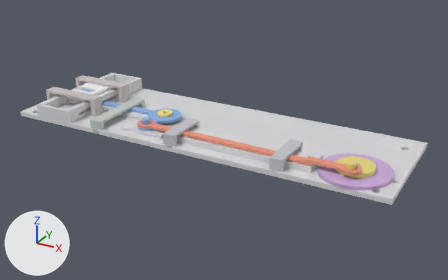
Before and after pictures for a commit that changed the Blender file Стенд_качание.blend.
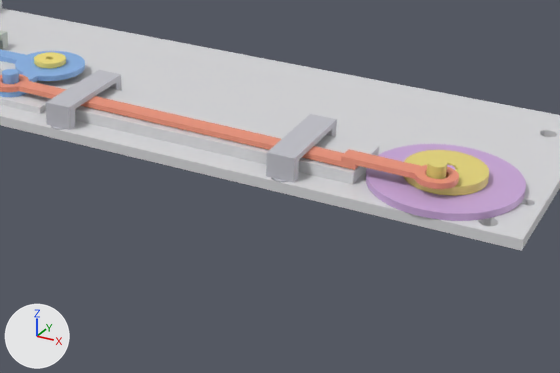
There are two pictures of each version: one whole from a camera (50 mm lens) standing at (313.0, -316.0, 156.0) and looking at (137.0, 4.0, -4.0), one close up on the part from 31% to 92% of the width and 30% to 94% of the height. Arrows for +X, +Y and +Z are at lower left; the lights stay in place. The older version's two pictures come first.

Names of what the first close-up shows: 'ptest_bridge_v1', 'ptest_bridge_v1#2', 'ptest_crank_r85_v2', 'ptest_plate_v2', 'ptest_plug_v2', 'ptest_spica_v2', 'ptest_triangle_v2' and 2 more.
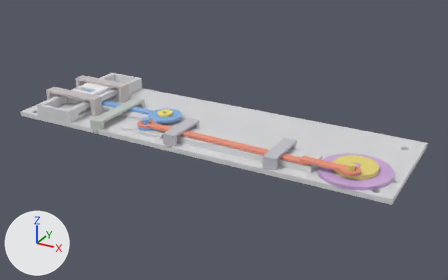
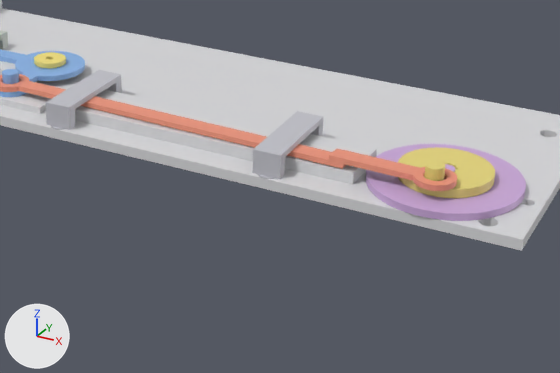
The edits, one by one:
me_ptest_crank_r85_v2 is used by ob_ptest_crank_r85_v2; location (229.0, -15.0, 5.2); rotation (0.0, 0.0, -1.571), in degrees (0, 0, -90).
me_ptest_crank_r85_v2 had 691 vertices, 1382 faces and spanned x -11.0..11.0, y -11.0..11.0, z 0.0..7.5.
me_ptest_crank_r85_v2 now has 691 vertices, 1382 faces and spans x -12.5..12.5, y -12.5..12.5, z 0.0..7.5.
me_ptest_crank_r85_v2 part 1: 243 vertices moved from x -11.0..11.0, y -11.0..11.0, z 0.0..7.5 to x -12.5..12.5, y -12.4..12.5, z 0.0..7.5; 252 vertices removed from x -11.0..11.0, y -11.0..11.0, z 0.0..7.5; 252 vertices added at x -12.5..12.5, y -12.5..12.5, z 0.0..7.5.
Other edits to the shape of me_ptest_crank_r85_v2 do not show in these pictures.
Object 'ptest_spica_v2' (ob_ptest_spica_v2) moves from (163.1, -22.6, 7.9) to (163.0, -23.1, 7.9).
Object 'ptest_spica_v2' (ob_ptest_spica_v2) turns from (0, 0, -1) to (0, 0, -1.6) degrees about x, y and z.
Object 'ptest_bridge_v1#2' (ob_ptest_bridge_v1_2) moves from (190.0, -19.0, 10.0) to (186.0, -19.0, 10.0).

Where the change shows, as pixel boxes [x1, y1, x2, y2] in the close-ups (560 x 373 px):
'ptest_spica_v2', moved, turned
    before: [0, 74, 459, 189]
    after: [0, 74, 457, 191]
'ptest_bridge_v1#2', moved
    before: [266, 114, 337, 183]
    after: [252, 111, 323, 179]
'ptest_crank_r85_v2', reshaped (13% wider, 11% taller)
    before: [403, 150, 489, 196]
    after: [398, 147, 495, 198]
